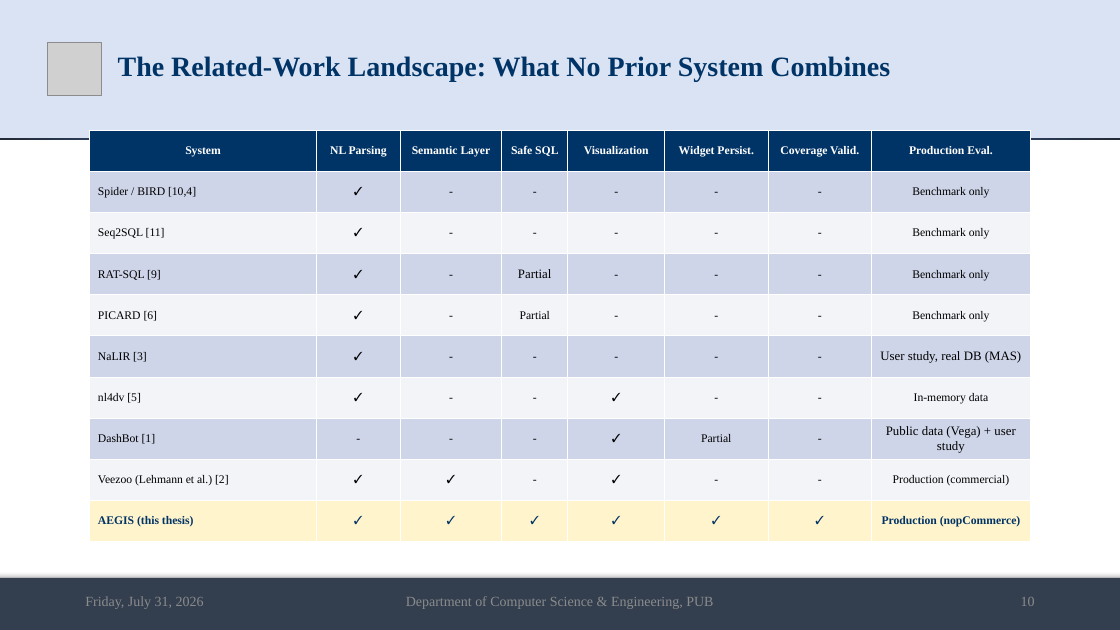
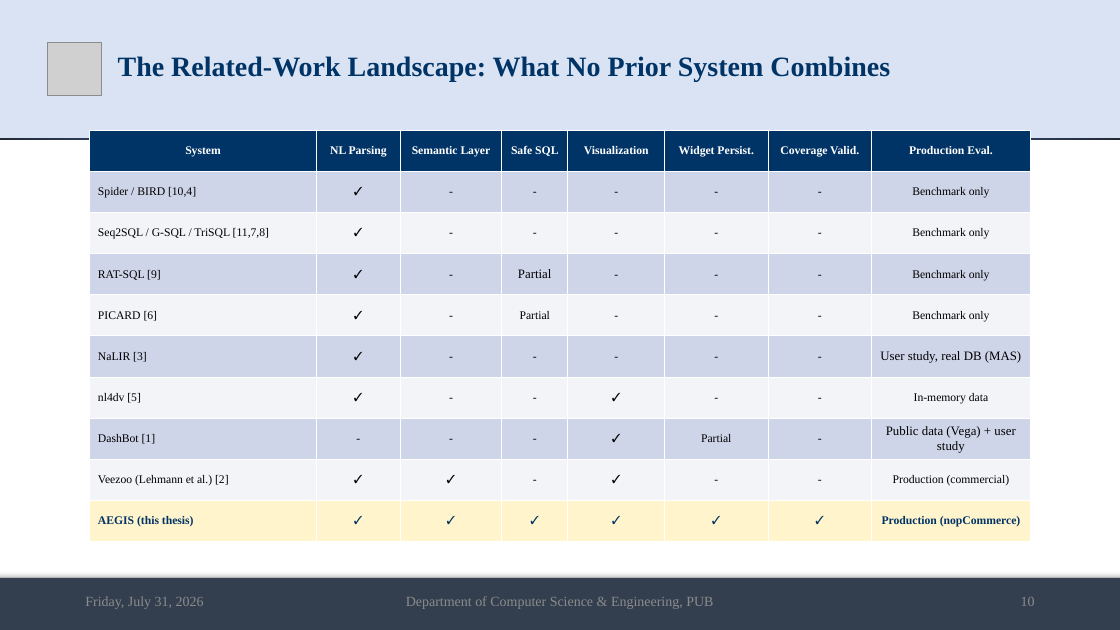
Before and after one commit to md-riaz/AEGIS-Research, a slide deck: slide 10 of docs/scripts/Md_Riaz_Mid_Defense_Final_0322310105101024.pptx. Drawn at 1120x630 pixels with LibreOffice and Linux fonts; fonts in the diff are those of the drawing; grey boxes stand for pictures. Boxes give left, top, right and bottom in pixels: in the first picture for what was removed or moved away, otherwise in the second. Text is boxed around its words. In the diff, an @@ line names an element or a change of style, - is before the commit and + after.

```diff
--- a/docs/scripts/Md_Riaz_Mid_Defense_Final_0322310105101024.pptx
+++ b/docs/scripts/Md_Riaz_Mid_Defense_Final_0322310105101024.pptx
@@ table at bbox=[90, 130, 1030, 542] @@
-row 3, column 1: Seq2SQL [11]
+row 3, column 1: Seq2SQL / G-SQL / TriSQL [11,7,8]
```
Also in this commit, not shown: 3 other slides changed, 2 other files.
